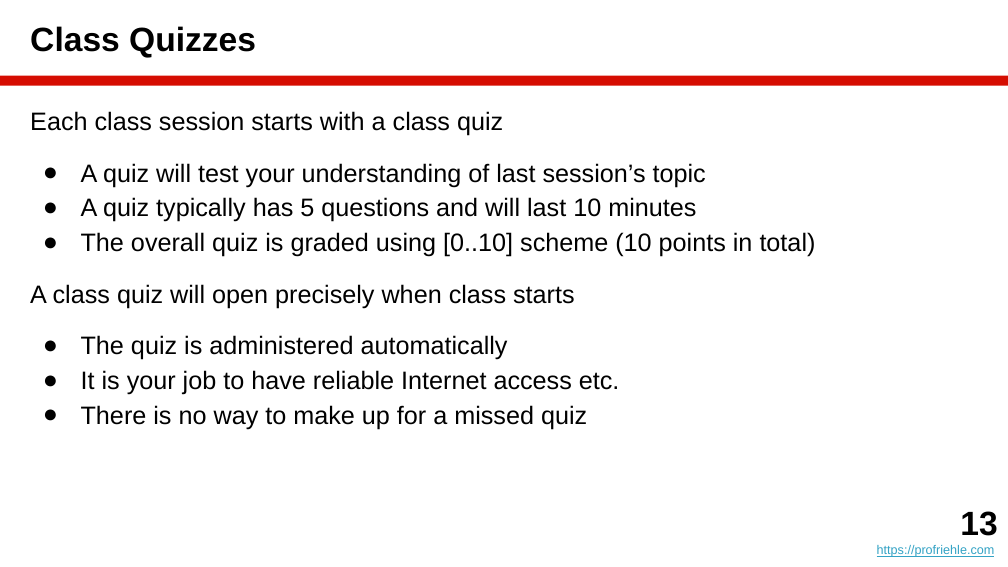
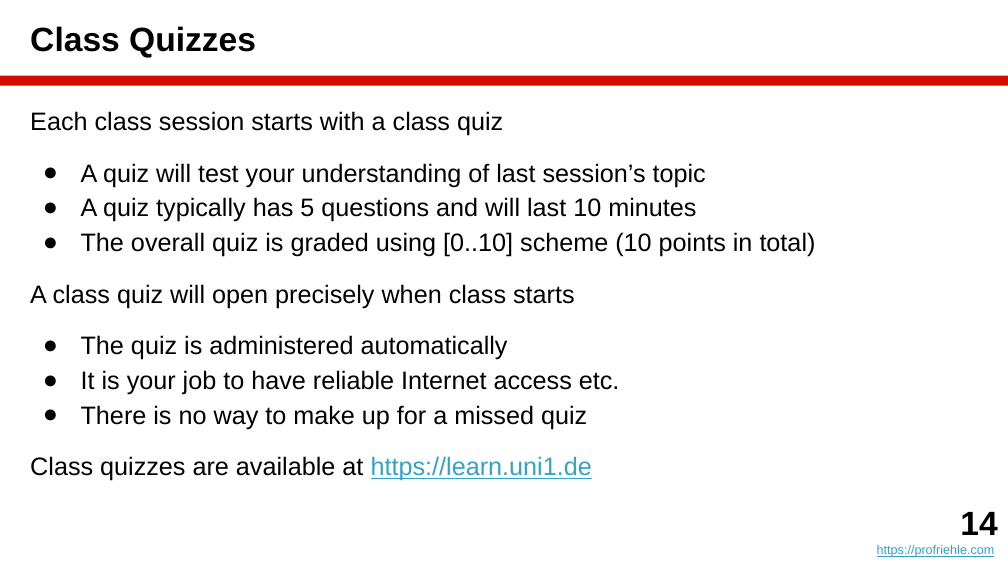
Before and after one commit to dirkriehle/amos-course, a slide deck: slide 14 of Lecture slides/AMOS A01 - Introduction.pptx (slide 13 before the commit). Drawn at 1008x567 pixels with LibreOffice and Linux fonts; fonts in the diff are those of the drawing. Boxes give left, top, right and bottom in pixels: in the first picture for what was removed or moved away, otherwise in the second. Text is boxed around its words. In the diff, an @@ line names an element or a change of style, - is before the commit and + after.

```diff
--- a/Lecture slides/AMOS A01 - Introduction.pptx
+++ b/Lecture slides/AMOS A01 - Introduction.pptx
@@ text at <box>30,456,592,481</box>: paragraph added @@
+Class quizzes are available at https://learn.uni1.de
@@ text at <box>960,512,997,535</box>: text changed @@
-13
+14
```
Also in this commit, not shown: 3 other slides changed, 1 slide added, 5 other files.
